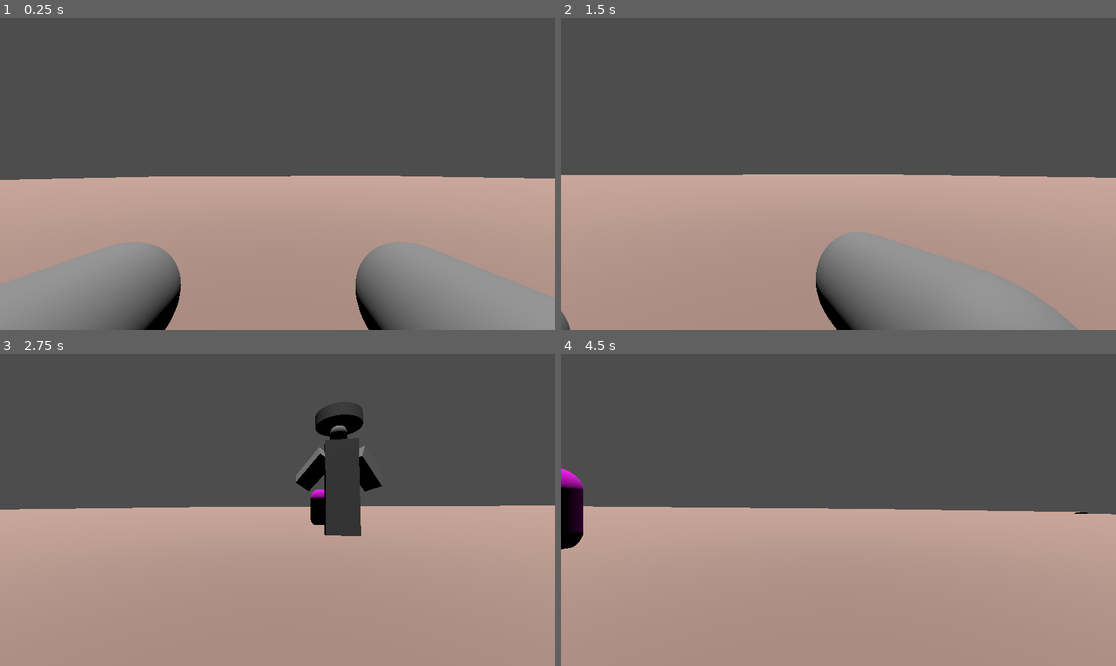
Above: before the commit, frames 1-4 (two rows, left to right).
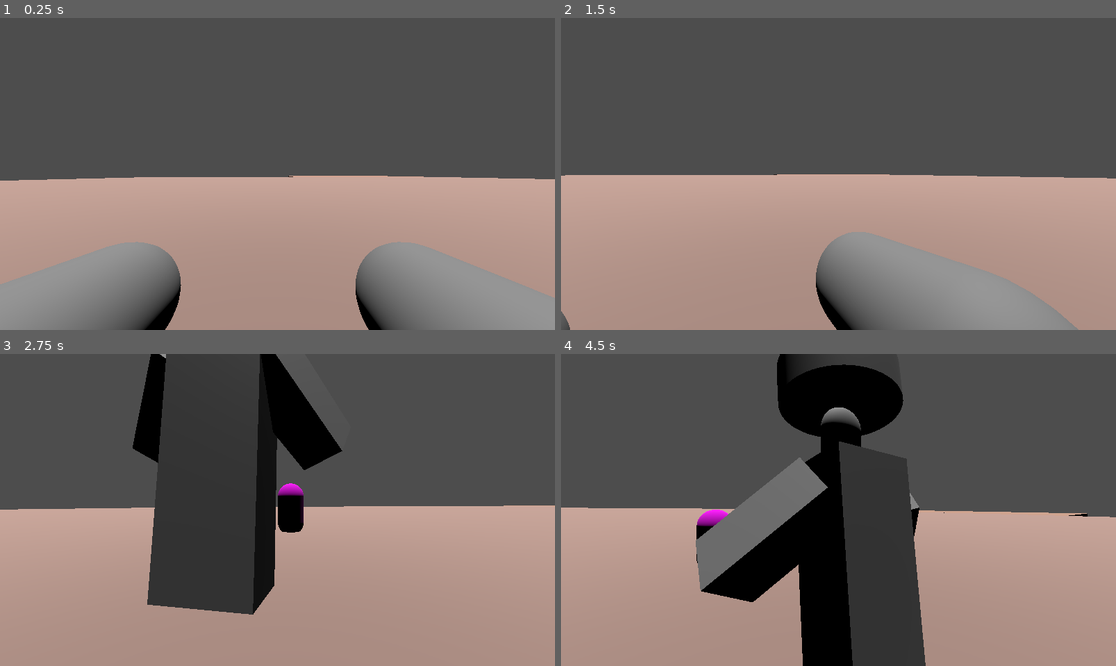
Above: after the commit, the same moments.

Repository: StudioXPEtudiant/-25-26.QC.S.S2_Escape-Night
Game: Godot game, scene res://Laboratoir(scène).tscn
Two runs of this game, one before a commit and one after it. Both use one fixed random seed, a clock stepped at 60 frames per second and the inputs below.
Inputs (mouse positions are in pixels of both pictures, inside the frame that each line leads up to):
- Up to frame 1 (0.25 s): no input
- Up to frame 2 (1.5 s): tap Enter at 0.5 s; move the mouse to (866, 174) at 0.52 s; hold C (Accroupir) 0.53-1.28 s; hold Up (Avance) from 0.53 s (still down); tap Space (Saut) at 0.77, 1.25 s; move the mouse to (810, 174) at 1.27 s; tap C (Accroupir) at 1.35 s
- Up to frame 3 (2.75 s): keep holding Up (Avance); tap Space (Saut) at 1.52 s; tap Enter at 2 s; move the mouse to (288, 503) at 2.02 s; hold C (Accroupir) from 2.03 s (still down); tap Down (Recule) at 2.1 s
- Up to frame 4 (4.5 s): keep holding Up (Avance); move the mouse to (832, 516) at 2.77 s; release C (Accroupir) at 2.78 s; tap Shift (Sprint) at 2.85 s; tap Space (Saut) at 3.02, 3.77 s; tap C (Accroupir) at 3.05, 4.35 s; move the mouse to (877, 513) at 3.52 s; hold C (Accroupir) 3.53-4.28 s; move the mouse to (794, 506) at 4.27 s

The runs differ from the first frame. In frame 1, 0.1% of the frame differs, in the area x 0-100%, y 50-53%; in frame 2, less than 0.1%; in frame 3, 19%; in frame 4, 26%, in the area x 0-100%, y 0-100%.
Error after the commit: Attempt to call function 'is_colliding' in base 'null instance' on a null instance. (res://script/personnage_principal.gd:60)

Commit message:
Test accroupir

Diff:
--- a/script/personnage_principal.gd
+++ b/script/personnage_principal.gd
@@ -1,10 +1,20 @@
 extends CharacterBody3D
 
+@onready var collision_shape = $CollisionShape3D
+@onready var camera = $Camera3D
+@onready var crouch_cast = $ShapeCast3D # Un ShapeCast3D pointant vers le haut
 
 var Impultion = 40.0
 var SPEED = 5.0
+var is_crouching = false
+var stand_height = 2.0
+var crouch_height = 1.0
+var camera_stand_pos = 1.5
+var camera_crouch_pos = 0.5
+
 const JUMP_VELOCITY = 4.5
-@onready var camera = $Camera3D
+
+
 
 func _physics_process(delta: float) -> void:
 	# Add the gravity.
@@ -44,8 +54,11 @@
 		velocity.x = direction.x * SPEED
 		velocity.z = direction.z * SPEED
 	if Input.is_action_pressed("Accroupir"):
-
+		crouch()
 		pass
+	else:
+		if !crouch_cast.is_colliding(): # Ne se relève que si l'espace est libre
+			stand()
 	move_and_slide()
 
 func _input(event):
@@ -59,3 +72,17 @@
 
 		# Limiter la rotation verticale pour éviter les retournements (ex: entre -80 et 80 degrés)
 		rotation.x = clamp(rotation.x, deg_to_rad(-80), deg_to_rad(80))
+
+func crouch():
+	if not is_crouching:
+		is_crouching = true# Réduire la hauteur de la collision et la caméra
+		collision_shape.shape.height = crouch_height
+		collision_shape.position.y = crouch_height / 2
+		camera.position.y = camera_crouch_pos
+
+func stand():
+	if is_crouching:
+		is_crouching = false# Rétablir la hauteur
+		collision_shape.shape.height = stand_height
+		collision_shape.position.y = stand_height / 2
+		camera.position.y = camera_stand_pos
